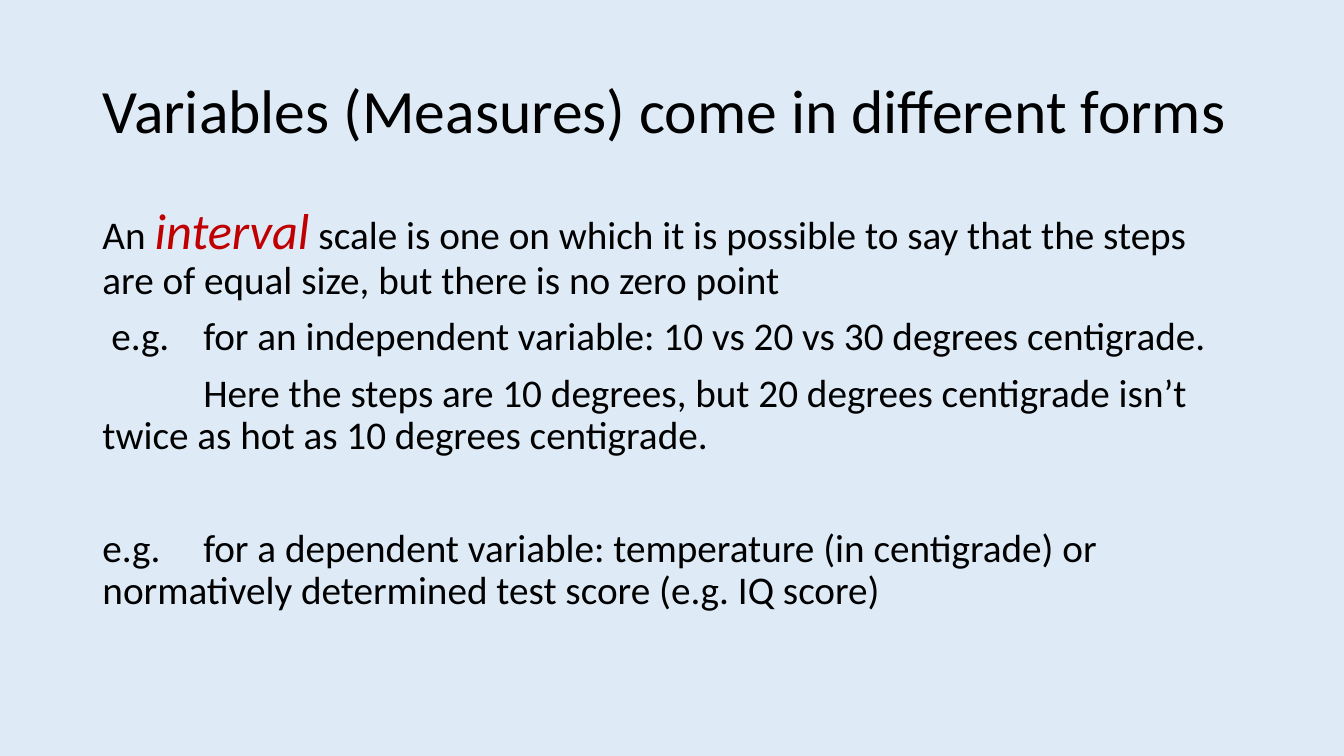
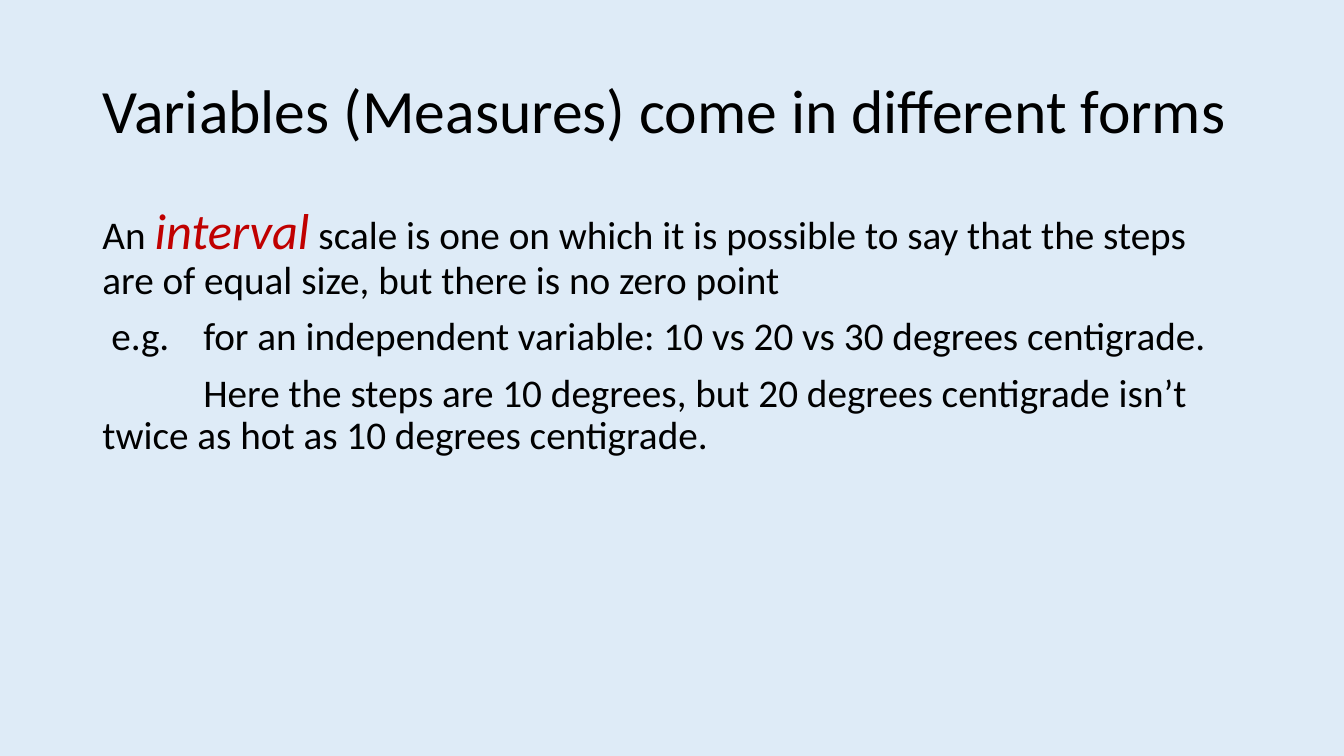
Before and after one commit to ajwills72/rmhealth-found, a slide deck: slide 12 of docs/experiments_data.pptx. Drawn at 1344x756 pixels with LibreOffice and Linux fonts; fonts in the diff are those of the drawing. Boxes give left, top, right and bottom in pixels: in the first picture for what was removed or moved away, otherwise in the second. Text is boxed around its words. In the diff, an @@ line names an element or a change of style, - is before the commit and + after.

```diff
--- a/docs/experiments_data.pptx
+++ b/docs/experiments_data.pptx
@@ text at <box>102,533,1096,611</box>: paragraph removed @@
-e.g. for a dependent variable: temperature (in centigrade) or normatively determined test score (e.g. IQ score)
```
Also in this commit, not shown: 15 other slides changed, 3 slides added, 25 slides removed, 3 other files.
